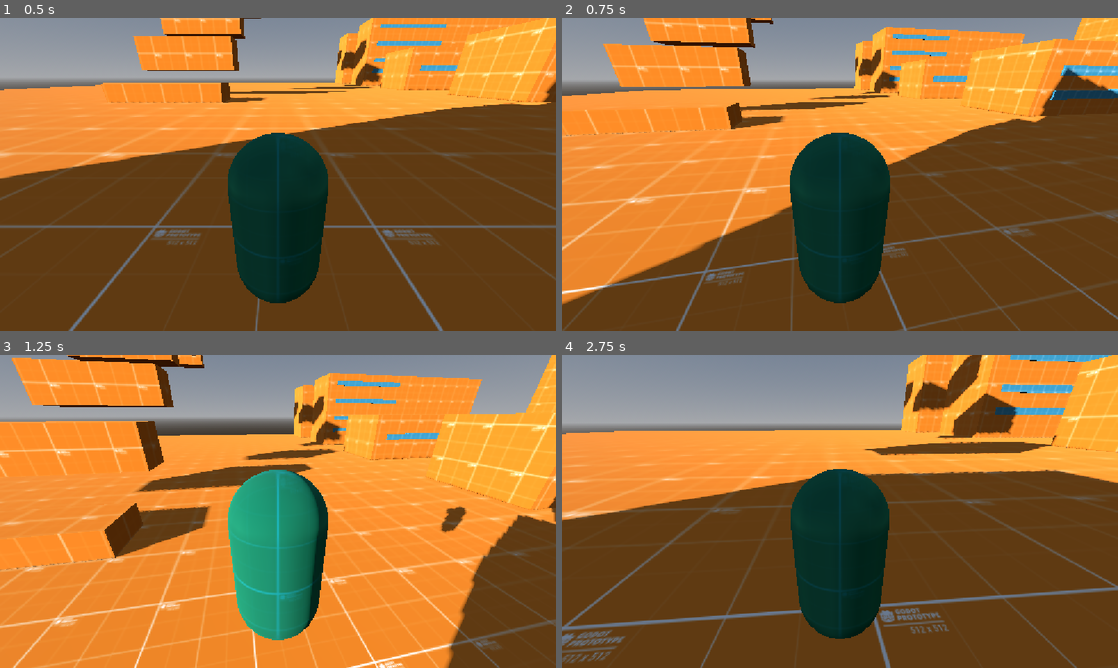
Above: before the commit, frames 1-4 (two rows, left to right).
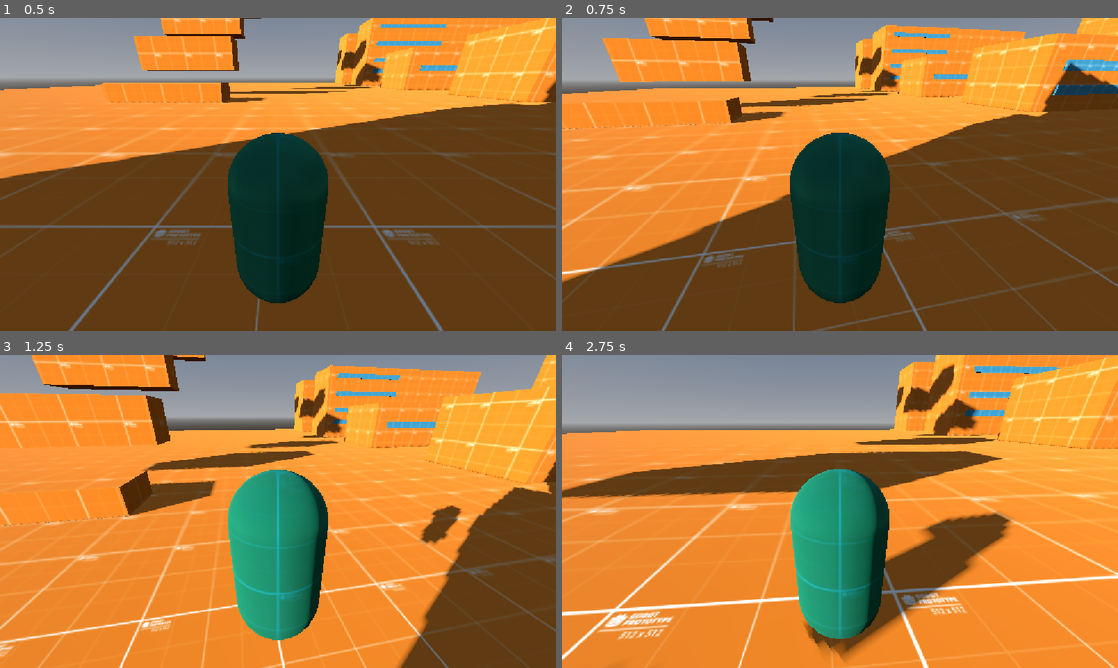
Above: after the commit, the same moments.

Repository: MauroMelender/ProtoProyectGensaku
Game: Godot game, scene res://Test Folder 0.1/escena_testeo.tscn
The game is run twice, just before and just after one commit, with the same random seed, the same clock (stepped at 60 frames per second) and the same inputs.
Inputs (mouse positions are in pixels of both pictures, inside the frame that each line leads up to):
- Up to frame 1 (0.5 s): no input
- Up to frame 2 (0.75 s): tap Enter (ui_accept) at 0.5 s; move the mouse to (867, 174) at 0.52 s; hold W (ui_up) from 0.53 s (still down); tap Q (dash) at 0.6 s
- Up to frame 3 (1.25 s): keep holding W (ui_up); tap Enter (ui_accept) at 0.77 s
- Up to frame 4 (2.75 s): keep holding W (ui_up); move the mouse to (812, 511) at 1.27 s; tap Q (dash) at 1.35, 2.1 s; tap Enter (ui_accept) at 1.52 s; move the mouse to (851, 505) at 2.02 s

Frame 1 is identical in both runs. In frame 2, 17% of the frame differs, in the area x 0-100%, y 0-100%; in frame 3, 28%; in frame 4, 68%.

Commit message:
Camera FOV

Diff:
--- /dev/null
+++ b/Test Folder 0.1/Player/Camara/camera_controller.gd
@@ -0,0 +1,79 @@
+class_name CameraController
+extends Node
+
+var player: Player
+var camera: Camera3D
+
+# --- PARÁMETROS CONFIGURABLES ---
+@export_group("FOV")
+@export var BASE_FOV: float = 75.0
+@export var MAX_FOV: float = 90.0
+@export var DASH_FOV: float = 95.0
+@export var FOV_CHANGE_SPEED: float = 6.0 # Velocidad de transición del FOV
+
+@export_group("Inclinación de Cámara (Tilt)")
+@export var TILT_ANGLE: float = 12.0 # Grados de inclinación en WallRun
+@export var TILT_SPEED: float = 8.0  # Velocidad con la que se inclina la cámara
+
+var current_tilt: float = 0.0
+
+func _ready() -> void:
+	player = get_parent().get_parent() as Player
+	if not player:
+		player = owner as Player
+
+	# Busca la cámara dentro del CameraPivot
+	if player and player.camera_pivot:
+		camera = player.camera_pivot.get_node_or_null("Camera3D") as Camera3D
+
+func check_and_update(delta: float) -> void:
+	if not camera:
+		# Si no encontró la cámara automáticamente, busca cualquier Camera3D en el pivot
+		if player and player.camera_pivot:
+			camera = player.camera_pivot.find_child("*", true, false) as Camera3D
+		if not camera:
+			return
+
+	_update_fov(delta)
+	_update_tilt(delta)
+
+func _update_fov(delta: float) -> void:
+	var target_fov: float = BASE_FOV
+
+	match player.current_state:
+		Player.State.NORMAL:
+			# Calcula la velocidad
+			var horizontal_speed := Vector3(player.velocity.x, 0, player.velocity.z).length()
+
+			# Si supera la velocidad base (por ejemplo, tras un impulso o sprint)
+			if horizontal_speed > player.SPEED:
+				var speed_ratio = clamp((horizontal_speed - player.SPEED) / (player.WALL_RUN_SPEED - player.SPEED), 0.0, 1.0)
+				target_fov = lerp(BASE_FOV, MAX_FOV, speed_ratio)
+			else:
+				target_fov = BASE_FOV
+
+		Player.State.WALL_RUNNING:
+			target_fov = MAX_FOV
+
+		Player.State.AGARRADO:
+			target_fov = BASE_FOV
+
+	# Si el dash se activó recientemete, le damos un boost adicional de FOV
+	if player.dash_ability and player.dash_ability.cooldown_timer > (player.DASH_COOLDOWN_TIME - 0.25):
+		target_fov = DASH_FOV
+
+	# Transición suave del FOV
+	camera.fov = lerp(camera.fov, target_fov, FOV_CHANGE_SPEED * delta)
+
+func _update_tilt(delta: float) -> void:
+	var target_tilt: float = 0.0
+
+	if player.current_state == Player.State.WALL_RUNNING:
+		# Determina hacia qué lado está la pared para inclinar la cámara
+		if player.ray_izquierda and player.ray_izquierda.is_colliding():
+			target_tilt = -deg_to_rad(TILT_ANGLE) # Inclina a la derecha
+		elif player.ray_derecha and player.ray_derecha.is_colliding():
+			target_tilt = deg_to_rad(TILT_ANGLE)  # Inclina a la izquierda
+
+	current_tilt = lerp(current_tilt, target_tilt, TILT_SPEED * delta)
+	camera.rotation.z = current_tilt
--- a/Test Folder 0.1/Player/player.gd
+++ b/Test Folder 0.1/Player/player.gd
@@ -42,6 +42,7 @@
 @onready var dash_ability: Dash = $Habilidades/Dash
 @onready var ledge_ability: Ledge = $Habilidades/Ledge
 @onready var wall_run_ability: WallRun = $Habilidades/WallRun
+@onready var camera_controller: CameraController = $Habilidades/CameraController
 
 func _ready() -> void:
 	Input.mouse_mode = Input.MOUSE_MODE_CAPTURED
@@ -76,6 +77,10 @@
 		State.WALL_RUNNING:
 			wall_run_ability.process_movement(delta)
 
+	# Actualiza los efectos de cámara y FOV independientemente del estado
+	if camera_controller:
+		camera_controller.check_and_update(delta)
+
 func _process_normal_movement(delta: float) -> void:
 	if not is_on_floor():
 		velocity.y -= gravity * delta
--- a/Test Folder 0.1/Player/player.tscn
+++ b/Test Folder 0.1/Player/player.tscn
@@ -3,6 +3,7 @@
 [ext_resource type="Script" uid="uid://cewk4efwr8rsn" path="res://Test Folder 0.1/Player/player.gd" id="1_m5nko"]
 [ext_resource type="Texture2D" uid="uid://cc4wmmf5w8bqh" path="res://assets/textures/Tex_TestCyan.png" id="2_4dy5q"]
 [ext_resource type="Script" uid="uid://dfa7jbju3akwt" path="res://Test Folder 0.1/Player/Habilidades/dash.gd" id="3_5512o"]
+[ext_resource type="Script" uid="uid://ieq3d4w8vklw" path="res://Test Folder 0.1/Player/Camara/camera_controller.gd" id="3_gt6xq"]
 [ext_resource type="Script" uid="uid://cannkbqd6trmf" path="res://Test Folder 0.1/Player/Habilidades/wall_run.gd" id="4_5512o"]
 [ext_resource type="Script" uid="uid://b7jrbk8prelpg" path="res://Test Folder 0.1/Player/Habilidades/ledge.gd" id="4_gt6xq"]
 
@@ -24,6 +25,8 @@
 
 [node name="Player" type="CharacterBody3D" unique_id=1106884710]
 script = ExtResource("1_m5nko")
+SPEED = 5.0
+JUMP_VELOCITY = 4.5
 
 [node name="MeshInstance3D" type="MeshInstance3D" parent="." unique_id=1716947832]
 transform = Transform3D(0.5, 0, 0, 0, 0.5, 0, 0, 0, 0.5, 0, 0.44773865, 0)
@@ -43,6 +46,9 @@
 
 [node name="Camera3D" type="Camera3D" parent="CameraPivot" unique_id=1585461838]
 transform = Transform3D(1, 0, 0, 0, 0.9030283, 0.42958105, 0, -0.42958105, 0.9030283, 0, 1.1825395, 0.91790277)
+
+[node name="CameraController" type="Node3D" parent="CameraPivot" unique_id=1408647000]
+script = ExtResource("3_gt6xq")
 
 [node name="RayPared" type="RayCast3D" parent="." unique_id=1582857464]
 transform = Transform3D(0.9999965, 0, -0.0026592724, 0, 1, 0, 0.0026592724, 0, 0.9999965, 0, 0.7118564, -0.24532825)
Not shown, added: Test Folder 0.1/Player/Camara/camera_controller.gd.uid
